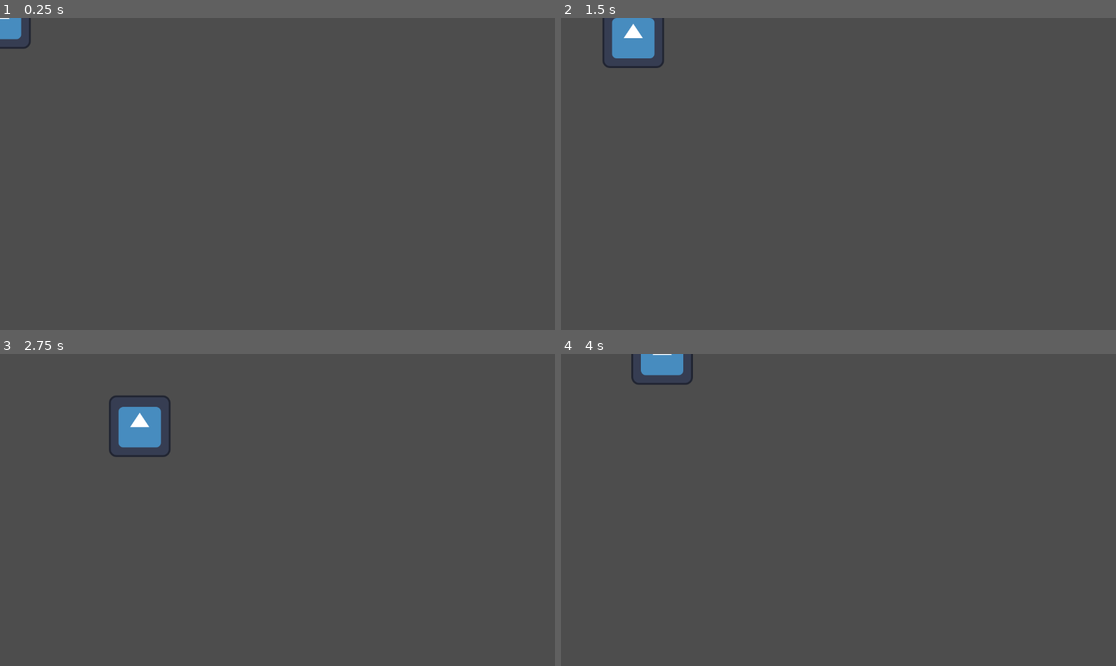
Above: before the commit, frames 1-4 (two rows, left to right).
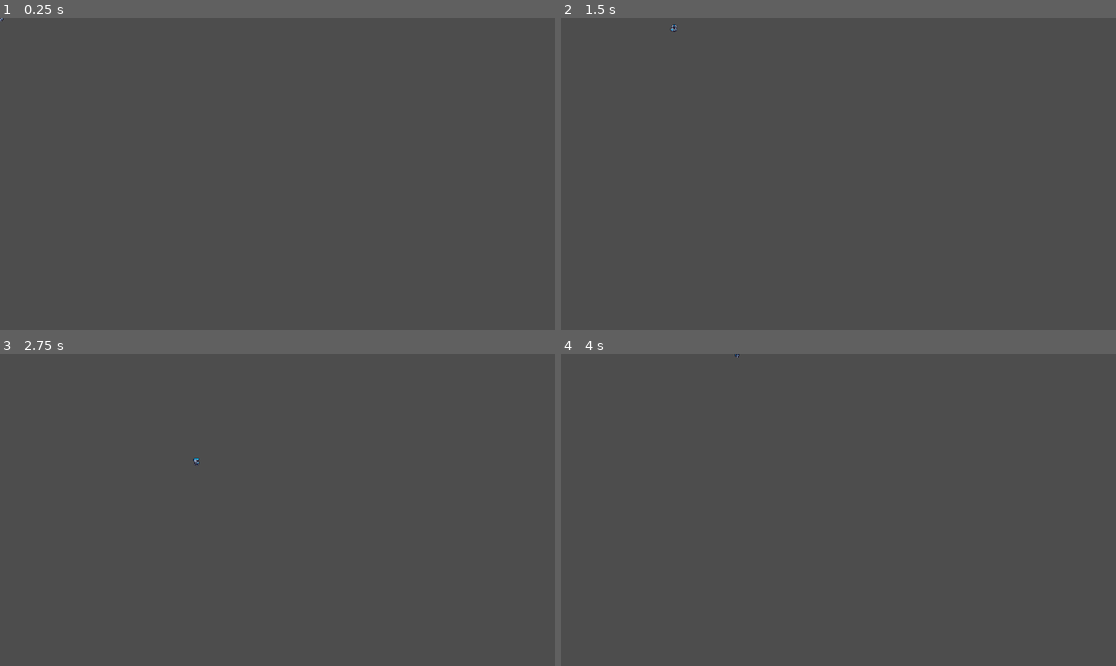
Above: after the commit, the same moments.

Repository: alejandrolaguna20/IOIxEPITECH-gamejam-2024
Game: Godot game, scene res://player_1.tscn
Same seed, same stepped clock (60 frames per second), same inputs: the game is played once before the commit and once after it. Before the commit the project has no main scene; this scene is started directly in both runs. The engine's default icon, where the game draws it, is replaced by a stand-in: a white triangle on a blue panel in a dark square.
Inputs:
- Up to frame 1 (0.25 s): no input
- Up to frame 2 (1.5 s): tap Enter at 0.5 s; hold Right (ui_right) 0.53-1.28 s; hold Down (ui_down) from 1.28 s (still down)
- Up to frame 3 (2.75 s): release Down (ui_down) at 2.03 s; hold Right (ui_right) from 2.03 s (still down)
- Up to frame 4 (4 s): release Right (ui_right) at 2.78 s; hold Up (ui_up) 2.78-3.53 s; hold Left (ui_left) from 3.53 s (still down)

The runs differ from the first frame. In frame 1, 0.3% of the frame differs, in the area x 0-6%, y 0-10%; in frame 2, 1.2%; in frame 3, 1.3%, in the area x 19-36%, y 13-36%; in frame 4, 0.7%.

Commit message:
ADD:Player_Animations

Diff:
--- a/player_1.gd
+++ b/player_1.gd
@@ -1,17 +1,49 @@
 extends CharacterBody2D
 
+@export var speed = 300.0
+@export var acceleration = 1500.0
 
-# Called when the node enters the scene tree for the first time.
-func _ready() -> void:
-	pass # Replace with function body.
+@onready var animated_sprite = $AnimatedSprite2D
 
+var last_direction = "down"
 
-# Called every frame. 'delta' is the elapsed time since the previous frame.
-func _process(delta: float) -> void:
-	pass
+func _ready():
+	play_animation("idle_" + last_direction)
 
 func _physics_process(delta):
-	var direction = Input.get_vector("ui_left", "ui_right", "ui_up", "ui_down")
+	var input_dir = Vector2.ZERO
+	input_dir.x = Input.get_axis("ui_left", "ui_right")
+	input_dir.y = Input.get_axis("ui_up", "ui_down")
+	input_dir = input_dir.normalized()
 
-	velocity = direction * 200
+	if input_dir == Vector2.ZERO:
+		velocity = velocity.move_toward(Vector2.ZERO, acceleration * delta)
+	else:
+		velocity = velocity.move_toward(input_dir * speed, acceleration * delta)
+
 	move_and_slide()
+
+	handle_animations(input_dir)
+
+func handle_animations(input_dir: Vector2):
+	if input_dir != Vector2.ZERO:
+		if abs(input_dir.x) > abs(input_dir.y):
+			if input_dir.x > 0:
+				play_animation("run_right")
+				last_direction = "right"
+			else:
+				play_animation("run_left")
+				last_direction = "left"
+		else:
+			if input_dir.y > 0:
+				play_animation("run_down")
+				last_direction = "down"
+			else:
+				play_animation("run_up")
+				last_direction = "up"
+	else:
+		play_animation("idle_" + last_direction)
+
+func play_animation(anim_name: String):
+	if animated_sprite.animation != anim_name:
+		animated_sprite.play(anim_name)
--- a/player_1.tscn
+++ b/player_1.tscn
@@ -1,17 +1,329 @@
-[gd_scene load_steps=4 format=3 uid="uid://dj4cgwutw0qk0"]
+[gd_scene load_steps=46 format=3 uid="uid://dj4cgwutw0qk0"]
 
 [ext_resource type="Script" path="res://player_1.gd" id="1_28l24"]
-[ext_resource type="Texture2D" uid="uid://cs1k0iyxo5em" path="res://icon.svg" id="2_f0gou"]
+[ext_resource type="Texture2D" uid="uid://j21tpm6adex7" path="res://animation_player_1/Blue Knight idle Sprite-sheet 16x16.png" id="2_6ajnd"]
+[ext_resource type="Texture2D" uid="uid://bux5l706nk4fp" path="res://animation_player_1/Blue Knight run Sprite-sheet 16x17.png" id="3_jndhp"]
+
+[sub_resource type="AtlasTexture" id="AtlasTexture_qaafs"]
+atlas = ExtResource("2_6ajnd")
+region = Rect2(0, 0, 16, 16)
+
+[sub_resource type="AtlasTexture" id="AtlasTexture_8vj7n"]
+atlas = ExtResource("2_6ajnd")
+region = Rect2(16, 0, 16, 16)
+
+[sub_resource type="AtlasTexture" id="AtlasTexture_aht7o"]
+atlas = ExtResource("2_6ajnd")
+region = Rect2(32, 0, 16, 16)
+
+[sub_resource type="AtlasTexture" id="AtlasTexture_foncj"]
+atlas = ExtResource("2_6ajnd")
+region = Rect2(48, 0, 16, 16)
+
+[sub_resource type="AtlasTexture" id="AtlasTexture_8dvcb"]
+atlas = ExtResource("2_6ajnd")
+region = Rect2(64, 0, 16, 16)
+
+[sub_resource type="AtlasTexture" id="AtlasTexture_sm27d"]
+atlas = ExtResource("2_6ajnd")
+region = Rect2(80, 0, 16, 16)
+
+[sub_resource type="AtlasTexture" id="AtlasTexture_ke3wb"]
+atlas = ExtResource("2_6ajnd")
+region = Rect2(96, 0, 16, 16)
+
+[sub_resource type="AtlasTexture" id="AtlasTexture_25bp3"]
+atlas = ExtResource("2_6ajnd")
+region = Rect2(112, 0, 16, 16)
+
+[sub_resource type="AtlasTexture" id="AtlasTexture_xtiq7"]
+atlas = ExtResource("3_jndhp")
+region = Rect2(0, 0, 16, 17)
+
+[sub_resource type="AtlasTexture" id="AtlasTexture_qkoxi"]
+atlas = ExtResource("3_jndhp")
+region = Rect2(16, 0, 16, 17)
+
+[sub_resource type="AtlasTexture" id="AtlasTexture_5sw80"]
+atlas = ExtResource("3_jndhp")
+region = Rect2(32, 0, 16, 17)
+
+[sub_resource type="AtlasTexture" id="AtlasTexture_so00k"]
+atlas = ExtResource("3_jndhp")
+region = Rect2(48, 0, 16, 17)
+
+[sub_resource type="AtlasTexture" id="AtlasTexture_bvbxg"]
+atlas = ExtResource("3_jndhp")
+region = Rect2(64, 0, 16, 17)
+
+[sub_resource type="AtlasTexture" id="AtlasTexture_en0mp"]
+atlas = ExtResource("3_jndhp")
+region = Rect2(80, 0, 16, 17)
+
+[sub_resource type="AtlasTexture" id="AtlasTexture_bmemq"]
+atlas = ExtResource("3_jndhp")
+region = Rect2(96, 0, 16, 17)
+
+[sub_resource type="AtlasTexture" id="AtlasTexture_hc6cc"]
+atlas = ExtResource("3_jndhp")
+region = Rect2(112, 0, 16, 17)
+
+[sub_resource type="AtlasTexture" id="AtlasTexture_7t6b1"]
+atlas = ExtResource("3_jndhp")
+region = Rect2(0, 51, 16, 17)
+
+[sub_resource type="AtlasTexture" id="AtlasTexture_46vu1"]
+atlas = ExtResource("3_jndhp")
+region = Rect2(16, 51, 16, 17)
+
+[sub_resource type="AtlasTexture" id="AtlasTexture_7p7lx"]
+atlas = ExtResource("3_jndhp")
+region = Rect2(32, 51, 16, 17)
+
+[sub_resource type="AtlasTexture" id="AtlasTexture_qa6sg"]
+atlas = ExtResource("3_jndhp")
+region = Rect2(48, 51, 16, 17)
+
+[sub_resource type="AtlasTexture" id="AtlasTexture_kudg7"]
+atlas = ExtResource("3_jndhp")
+region = Rect2(64, 51, 16, 17)
+
+[sub_resource type="AtlasTexture" id="AtlasTexture_a7juu"]
+atlas = ExtResource("3_jndhp")
+region = Rect2(80, 51, 16, 17)
+
+[sub_resource type="AtlasTexture" id="AtlasTexture_mg7oy"]
+atlas = ExtResource("3_jndhp")
+region = Rect2(96, 51, 16, 17)
+
+[sub_resource type="AtlasTexture" id="AtlasTexture_1pc2g"]
+atlas = ExtResource("3_jndhp")
+region = Rect2(112, 51, 16, 17)
+
+[sub_resource type="AtlasTexture" id="AtlasTexture_20j47"]
+atlas = ExtResource("3_jndhp")
+region = Rect2(0, 17, 16, 17)
+
+[sub_resource type="AtlasTexture" id="AtlasTexture_mo2av"]
+atlas = ExtResource("3_jndhp")
+region = Rect2(16, 17, 16, 17)
+
+[sub_resource type="AtlasTexture" id="AtlasTexture_uqrr8"]
+atlas = ExtResource("3_jndhp")
+region = Rect2(32, 17, 16, 17)
+
+[sub_resource type="AtlasTexture" id="AtlasTexture_m13hj"]
+atlas = ExtResource("3_jndhp")
+region = Rect2(48, 17, 16, 17)
+
+[sub_resource type="AtlasTexture" id="AtlasTexture_di15g"]
+atlas = ExtResource("3_jndhp")
+region = Rect2(64, 17, 16, 17)
+
+[sub_resource type="AtlasTexture" id="AtlasTexture_bk0w2"]
+atlas = ExtResource("3_jndhp")
+region = Rect2(80, 17, 16, 17)
+
+[sub_resource type="AtlasTexture" id="AtlasTexture_kab7v"]
+atlas = ExtResource("3_jndhp")
+region = Rect2(96, 17, 16, 17)
+
+[sub_resource type="AtlasTexture" id="AtlasTexture_psv8v"]
+atlas = ExtResource("3_jndhp")
+region = Rect2(112, 17, 16, 17)
+
+[sub_resource type="AtlasTexture" id="AtlasTexture_ldxk5"]
+atlas = ExtResource("3_jndhp")
+region = Rect2(0, 34, 16, 17)
+
+[sub_resource type="AtlasTexture" id="AtlasTexture_4muk0"]
+atlas = ExtResource("3_jndhp")
+region = Rect2(16, 34, 16, 17)
+
+[sub_resource type="AtlasTexture" id="AtlasTexture_tfduh"]
+atlas = ExtResource("3_jndhp")
+region = Rect2(32, 34, 16, 17)
+
+[sub_resource type="AtlasTexture" id="AtlasTexture_bov0w"]
+atlas = ExtResource("3_jndhp")
+region = Rect2(48, 34, 16, 17)
+
+[sub_resource type="AtlasTexture" id="AtlasTexture_jbs57"]
+atlas = ExtResource("3_jndhp")
+region = Rect2(64, 34, 16, 17)
+
+[sub_resource type="AtlasTexture" id="AtlasTexture_jhhy7"]
+atlas = ExtResource("3_jndhp")
+region = Rect2(80, 34, 16, 17)
+
+[sub_resource type="AtlasTexture" id="AtlasTexture_4fqvu"]
+atlas = ExtResource("3_jndhp")
+region = Rect2(96, 34, 16, 17)
+
+[sub_resource type="AtlasTexture" id="AtlasTexture_0plg5"]
+atlas = ExtResource("3_jndhp")
+region = Rect2(112, 34, 16, 17)
+
+[sub_resource type="SpriteFrames" id="SpriteFrames_q5euc"]
+animations = [{
+"frames": [{
+"duration": 0.6,
+"texture": SubResource("AtlasTexture_qaafs")
+}, {
+"duration": 0.6,
+"texture": SubResource("AtlasTexture_8vj7n")
+}, {
+"duration": 0.6,
+"texture": SubResource("AtlasTexture_aht7o")
+}, {
+"duration": 0.6,
+"texture": SubResource("AtlasTexture_foncj")
+}, {
+"duration": 0.6,
+"texture": SubResource("AtlasTexture_8dvcb")
+}, {
+"duration": 0.6,
+"texture": SubResource("AtlasTexture_sm27d")
+}, {
+"duration": 0.6,
+"texture": SubResource("AtlasTexture_ke3wb")
+}, {
+"duration": 0.6,
+"texture": SubResource("AtlasTexture_25bp3")
+}],
+"loop": true,
+"name": &"idle_down",
+"speed": 5.0
+}, {
+"frames": [{
+"duration": 0.5,
+"texture": SubResource("AtlasTexture_xtiq7")
+}, {
+"duration": 0.5,
+"texture": SubResource("AtlasTexture_qkoxi")
+}, {
+"duration": 0.5,
+"texture": SubResource("AtlasTexture_5sw80")
+}, {
+"duration": 0.5,
+"texture": SubResource("AtlasTexture_so00k")
+}, {
+"duration": 0.5,
+"texture": SubResource("AtlasTexture_bvbxg")
+}, {
+"duration": 0.5,
+"texture": SubResource("AtlasTexture_en0mp")
+}, {
+"duration": 0.5,
+"texture": SubResource("AtlasTexture_bmemq")
+}, {
+"duration": 0.5,
+"texture": SubResource("AtlasTexture_hc6cc")
+}],
+"loop": true,
+"name": &"run_down",
+"speed": 5.0
+}, {
+"frames": [{
+"duration": 0.5,
+"texture": SubResource("AtlasTexture_7t6b1")
+}, {
+"duration": 0.5,
+"texture": SubResource("AtlasTexture_46vu1")
+}, {
+"duration": 0.5,
+"texture": SubResource("AtlasTexture_7p7lx")
+}, {
+"duration": 0.5,
+"texture": SubResource("AtlasTexture_qa6sg")
+}, {
+"duration": 0.5,
+"texture": SubResource("AtlasTexture_kudg7")
+}, {
+"duration": 0.5,
+"texture": SubResource("AtlasTexture_a7juu")
+}, {
+"duration": 0.5,
+"texture": SubResource("AtlasTexture_mg7oy")
+}, {
+"duration": 0.5,
+"texture": SubResource("AtlasTexture_1pc2g")
+}],
+"loop": true,
+"name": &"run_left",
+"speed": 5.0
+}, {
+"frames": [{
+"duration": 0.5,
+"texture": SubResource("AtlasTexture_20j47")
+}, {
+"duration": 0.5,
+"texture": SubResource("AtlasTexture_mo2av")
+}, {
+"duration": 0.5,
+"texture": SubResource("AtlasTexture_uqrr8")
+}, {
+"duration": 0.5,
+"texture": SubResource("AtlasTexture_m13hj")
+}, {
+"duration": 0.5,
+"texture": SubResource("AtlasTexture_di15g")
+}, {
+"duration": 0.5,
+"texture": SubResource("AtlasTexture_bk0w2")
+}, {
+"duration": 0.5,
+"texture": SubResource("AtlasTexture_kab7v")
+}, {
+"duration": 0.5,
+"texture": SubResource("AtlasTexture_psv8v")
+}],
+"loop": true,
+"name": &"run_right",
+"speed": 5.0
+}, {
+"frames": [{
+"duration": 0.5,
+"texture": SubResource("AtlasTexture_ldxk5")
+}, {
+"duration": 0.5,
+"texture": SubResource("AtlasTexture_4muk0")
+}, {
+"duration": 0.5,
+"texture": SubResource("AtlasTexture_tfduh")
+}, {
+"duration": 0.5,
+"texture": SubResource("AtlasTexture_bov0w")
+}, {
+"duration": 0.5,
+"texture": SubResource("AtlasTexture_jbs57")
+}, {
+"duration": 0.5,
+"texture": SubResource("AtlasTexture_jhhy7")
+}, {
+"duration": 0.5,
+"texture": SubResource("AtlasTexture_4fqvu")
+}, {
+"duration": 0.5,
+"texture": SubResource("AtlasTexture_0plg5")
+}],
+"loop": true,
+"name": &"run_up",
+"speed": 5.0
+}]
 
 [sub_resource type="CircleShape2D" id="CircleShape2D_2glue"]
-radius = 52.0384
+radius = 5.0
 
 [node name="player_1" type="CharacterBody2D"]
 script = ExtResource("1_28l24")
 
-[node name="Sprite2D" type="Sprite2D" parent="."]
-texture = ExtResource("2_f0gou")
+[node name="AnimatedSprite2D" type="AnimatedSprite2D" parent="."]
+position = Vector2(0, -1)
+sprite_frames = SubResource("SpriteFrames_q5euc")
+animation = &"idle_down"
+frame_progress = 0.459941
 
 [node name="CollisionShape2D" type="CollisionShape2D" parent="."]
-position = Vector2(1, 1)
+position = Vector2(0, 2)
 shape = SubResource("CircleShape2D_2glue")
--- a/project.godot
+++ b/project.godot
@@ -11,7 +11,7 @@
 [application]
 
 config/name="IOI x EPITECH GameJam 2024"
-run/main_scene="res://tutorial.tscn"
+run/main_scene="res://player_1.tscn"
 config/features=PackedStringArray("4.3", "Forward Plus")
 config/icon="res://icon.svg"
 
Binary file added: animation_player_1/Blue Knight R1 16x17.png
Not shown, added: animation_player_1/Blue Knight R1 16x17.png.import
Binary file added: animation_player_1/Blue Knight frontview 16x16.png
Not shown, added: animation_player_1/Blue Knight frontview 16x16.png.import
Binary file added: animation_player_1/Blue Knight idle Sprite-sheet 16x16.png
Not shown, added: animation_player_1/Blue Knight idle Sprite-sheet 16x16.png.import
Binary file added: animation_player_1/Blue Knight run Rplayer 16x17.png
Not shown, added: animation_player_1/Blue Knight run Rplayer 16x17.png.import
Binary file added: animation_player_1/Blue Knight run Sprite-sheet 16x17 (1).png
Not shown, added: animation_player_1/Blue Knight run Sprite-sheet 16x17 (1).png.import
Binary file added: animation_player_1/Blue Knight run Sprite-sheet 16x17.png
Not shown, added: animation_player_1/Blue Knight run Sprite-sheet 16x17.png.import
(and 2 more such lines)
